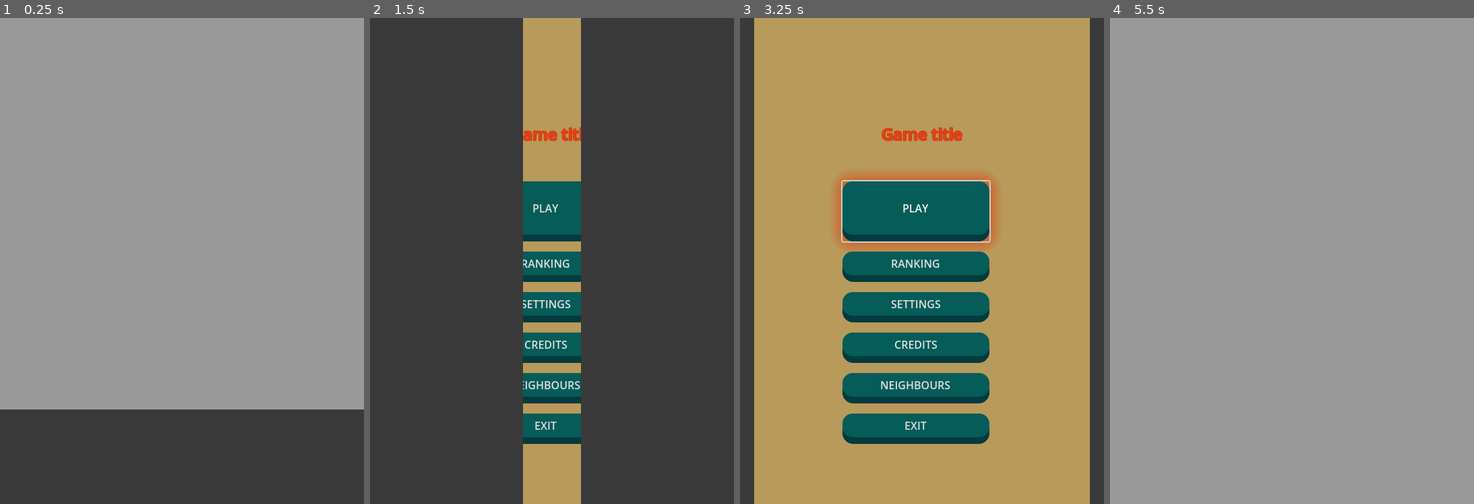
Above: before the commit, frames 1-4 (left to right).
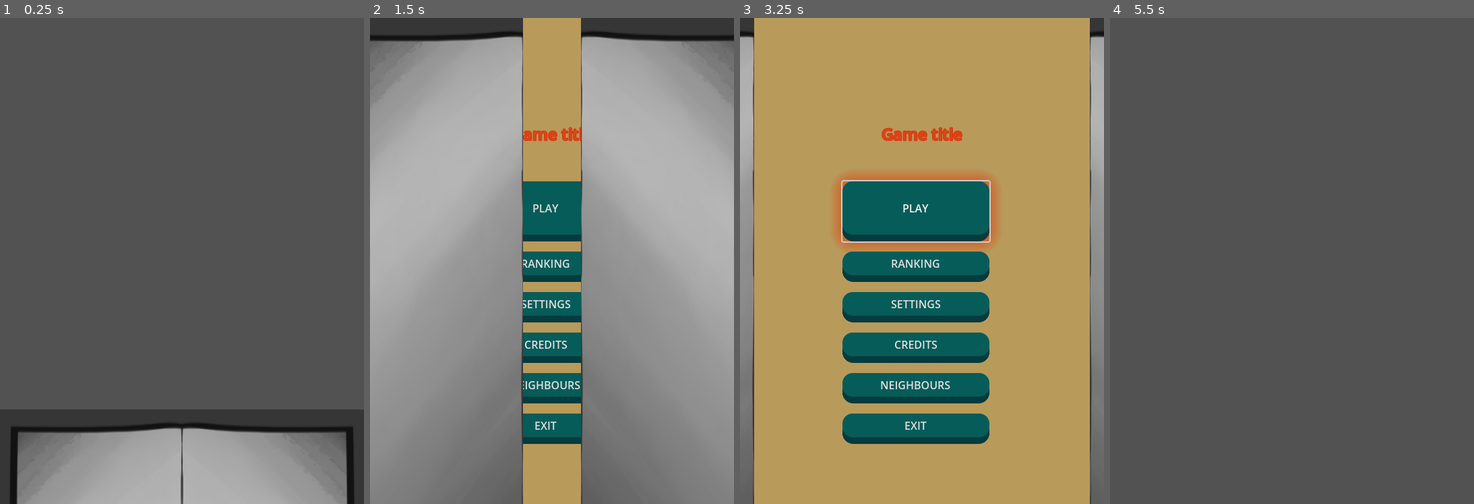
Above: after the commit, the same moments.

Repository: Beltenebr0s/LevelUpGameJam2025
Game: Godot game, scene res://scenes/menus/main_menu.tscn
The game is run twice, just before and just after one commit, with the same random seed, the same clock (stepped at 60 frames per second) and the same inputs.
Inputs (mouse positions are in pixels of both pictures, inside the frame that each line leads up to):
- Up to frame 1 (0.25 s): no input
- Up to frame 2 (1.5 s): move the mouse to (632, 236) at 0.52 s; hold D (move_right) 0.53-1.28 s; tap I (invincible) at 0.6, 1.35 s; move the mouse to (479, 285) at 1.27 s; hold S (move_down) from 1.28 s (still down)
- Up to frame 3 (3.25 s): move the mouse to (958, 154) at 2.02 s; release S (move_down) at 2.03 s; hold D (move_right) 2.03-2.75 s; tap I (invincible) at 2.1 s; click "PLAY" at 2.75 s
- Up to frame 4 (5.5 s): move the mouse to (1273, 358) at 3.52 s; hold W (move_up) 3.53-4.28 s; tap I (invincible) at 3.6, 4.35, 5.1 s; tap Enter at 4.25 s; move the mouse to (1401, 333) at 4.27 s; hold A (move_left) from 4.28 s (still down); move the mouse to (1182, 188) at 5.02 s

The runs differ from the first frame. In frame 1, 95% of the frame differs, in the area x 0-100%, y 0-100%; in frame 2, 81%; in frame 3, 7.1%; in frame 4, 100%.

Commit message:
Update de las puertas del ascensor

Diff:
--- a/scenes/transicion/transition_scene.tscn
+++ b/scenes/transicion/transition_scene.tscn
@@ -1,6 +1,7 @@
-[gd_scene load_steps=8 format=3 uid="uid://cmvvmnv37bmya"]
+[gd_scene load_steps=10 format=3 uid="uid://cmvvmnv37bmya"]
 
 [ext_resource type="Script" uid="uid://dtghof543544s" path="res://scripts/transicion/fade_in.gd" id="1_mmc71"]
+[ext_resource type="Texture2D" uid="uid://c3d6jvfcr1k6s" path="res://images/puerta_ascensor.png" id="2_csdcn"]
 
 [sub_resource type="Animation" id="Animation_758f8"]
 length = 0.001
@@ -66,7 +67,7 @@
 "times": PackedFloat32Array(0, 1.2, 1.39167, 2.46667),
 "transitions": PackedFloat32Array(1, 4.43828, 0.517633, 1),
 "update": 0,
-"values": [Vector2(270, 720), Vector2(270, 0), Vector2(270, 0), Vector2(540, 0)]
+"values": [Vector2(0, 720), Vector2(0, 0), Vector2(0, 0), Vector2(270, 0)]
 }
 tracks/2/type = "value"
 tracks/2/imported = false
@@ -106,7 +107,7 @@
 "times": PackedFloat32Array(0, 0.966667, 1.23333, 2.5, 3),
 "transitions": PackedFloat32Array(3.03144, 1, 4.5948, 1, 1),
 "update": 0,
-"values": [Vector2(540, 0), Vector2(270, 0), Vector2(270, 0), Vector2(270, -720), Vector2(270, -720)]
+"values": [Vector2(270, 0), Vector2(0, 0), Vector2(0, 0), Vector2(0, -720), Vector2(0, -720)]
 }
 tracks/2/type = "value"
 tracks/2/imported = false
@@ -128,10 +129,14 @@
 &"fade_out": SubResource("Animation_fl2dd")
 }
 
-[sub_resource type="StyleBoxFlat" id="StyleBoxFlat_mmc71"]
-bg_color = Color(0.226707, 0.226708, 0.226707, 1)
+[sub_resource type="StyleBoxTexture" id="StyleBoxTexture_6tjva"]
+texture = ExtResource("2_csdcn")
 
-[sub_resource type="StyleBoxFlat" id="StyleBoxFlat_deykl"]
+[sub_resource type="StyleBoxTexture" id="StyleBoxTexture_ixpny"]
+texture = ExtResource("2_csdcn")
+
+[sub_resource type="StyleBoxFlat" id="StyleBoxFlat_csdcn"]
+bg_color = Color(0.321728, 0.321728, 0.321728, 1)
 
 [node name="TransitionScene" type="Control"]
 process_mode = 3
@@ -157,18 +162,16 @@
 offset_right = -270.0
 grow_horizontal = 2
 grow_vertical = 2
-theme_override_styles/panel = SubResource("StyleBoxFlat_mmc71")
+theme_override_styles/panel = SubResource("StyleBoxTexture_6tjva")
 
 [node name="PuertaD" type="Panel" parent="."]
 layout_mode = 1
-anchors_preset = 15
-anchor_right = 1.0
-anchor_bottom = 1.0
 offset_left = 540.0
-offset_right = 270.0
-grow_horizontal = 2
-grow_vertical = 2
-theme_override_styles/panel = SubResource("StyleBoxFlat_mmc71")
+offset_right = 810.0
+offset_bottom = 720.0
+scale = Vector2(-1, 1)
+pivot_offset = Vector2(270, -2)
+theme_override_styles/panel = SubResource("StyleBoxTexture_ixpny")
 
 [node name="Fondo" type="Panel" parent="."]
 layout_mode = 1
@@ -181,4 +184,4 @@
 offset_bottom = 718.0
 grow_horizontal = 2
 grow_vertical = 2
-theme_override_styles/panel = SubResource("StyleBoxFlat_deykl")
+theme_override_styles/panel = SubResource("StyleBoxFlat_csdcn")
Binary file added: images/puerta_ascensor.png
Not shown, added: images/puerta_ascensor.png.import
